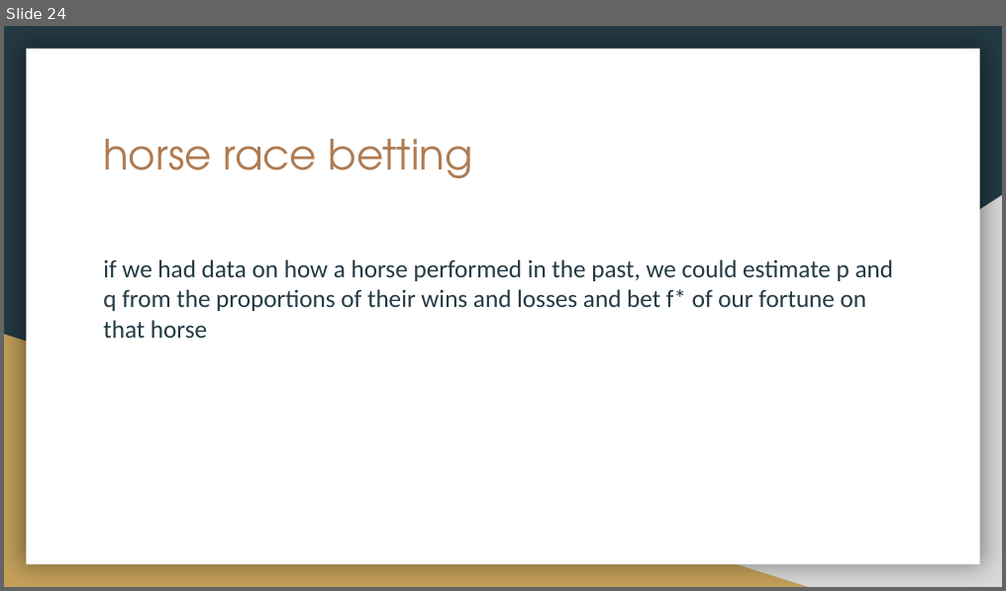
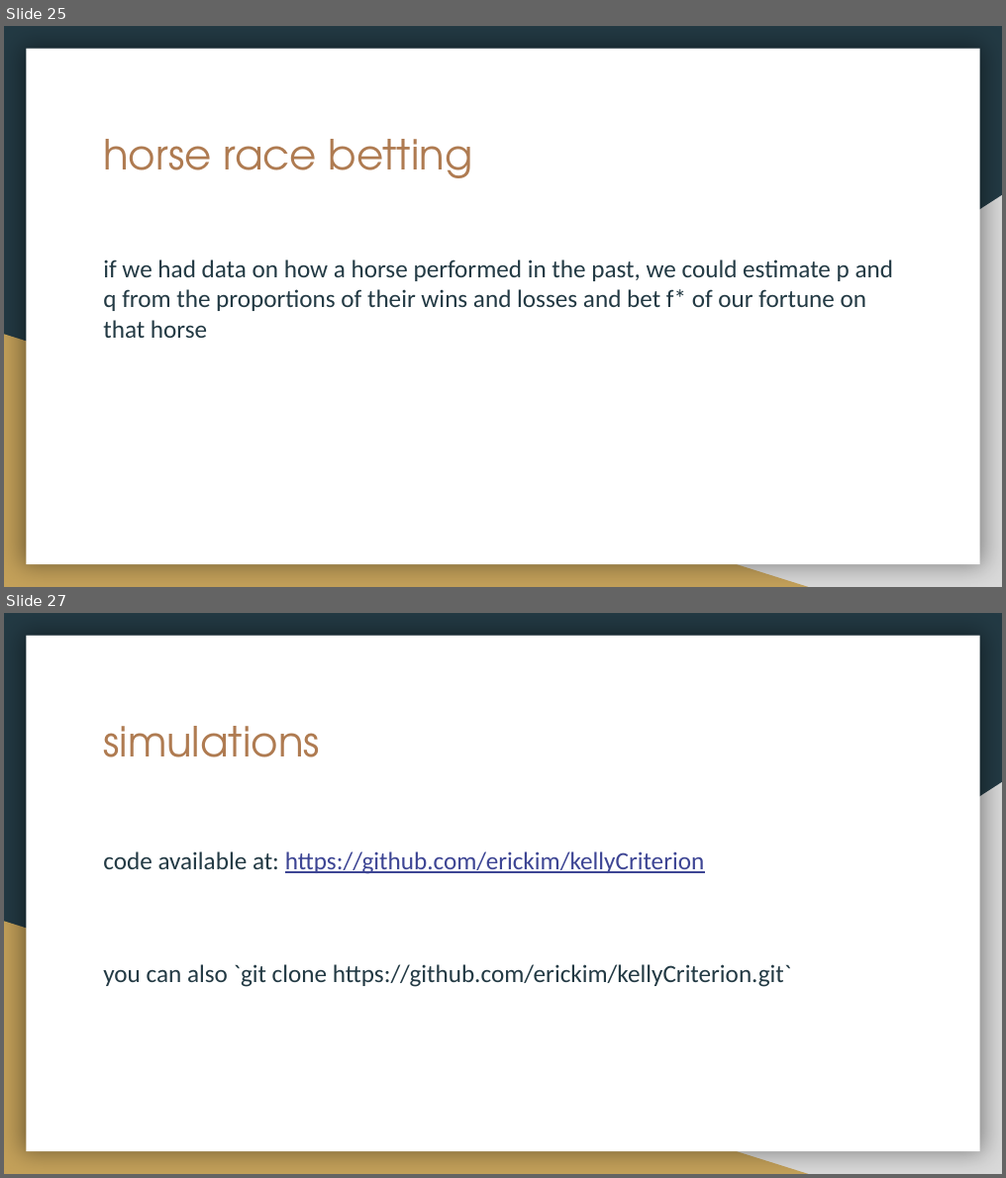
Before and after one commit to erickim/kellyCriterion, a slide deck: 110717-cx.pptx. Shown one above the other, each under a label of ours: slide 24 before the commit, slides 25 and 27 after it; the slides between them are not shown. The pictures are 1006x591 and 1006x1178 pixels, drawn with LibreOffice and Linux fonts; fonts in the diff are those of the drawing. Boxes give left, top, right and bottom in pixels: in the first picture for what was removed or moved away, otherwise in the second. Text is boxed around its words. In the diff, an @@ line names an element or a change of style, - is before the commit and + after.

```diff
--- a/110717-cx.pptx
+++ b/110717-cx.pptx
@@ slide 27 added at bbox=[4, 613, 1002, 1174], background #233A44; not listed: 3 template elements that a slide beside it also shows @@
@@ title added at bbox=[103, 726, 320, 758], 30 pt, text #AF7B51 @@
+simulations
@@ text added at bbox=[103, 852, 791, 987], 18 pt, text #233A44 @@
+code available at: https://github.com/erickim/kellyCriterion
+you can also `git clone https://github.com/erickim/kellyCriterion.git`
@@ what was slide 24 is now slide 25 @@
```
Also in this commit, not shown: 8 slides changed, 1 other slide added.
